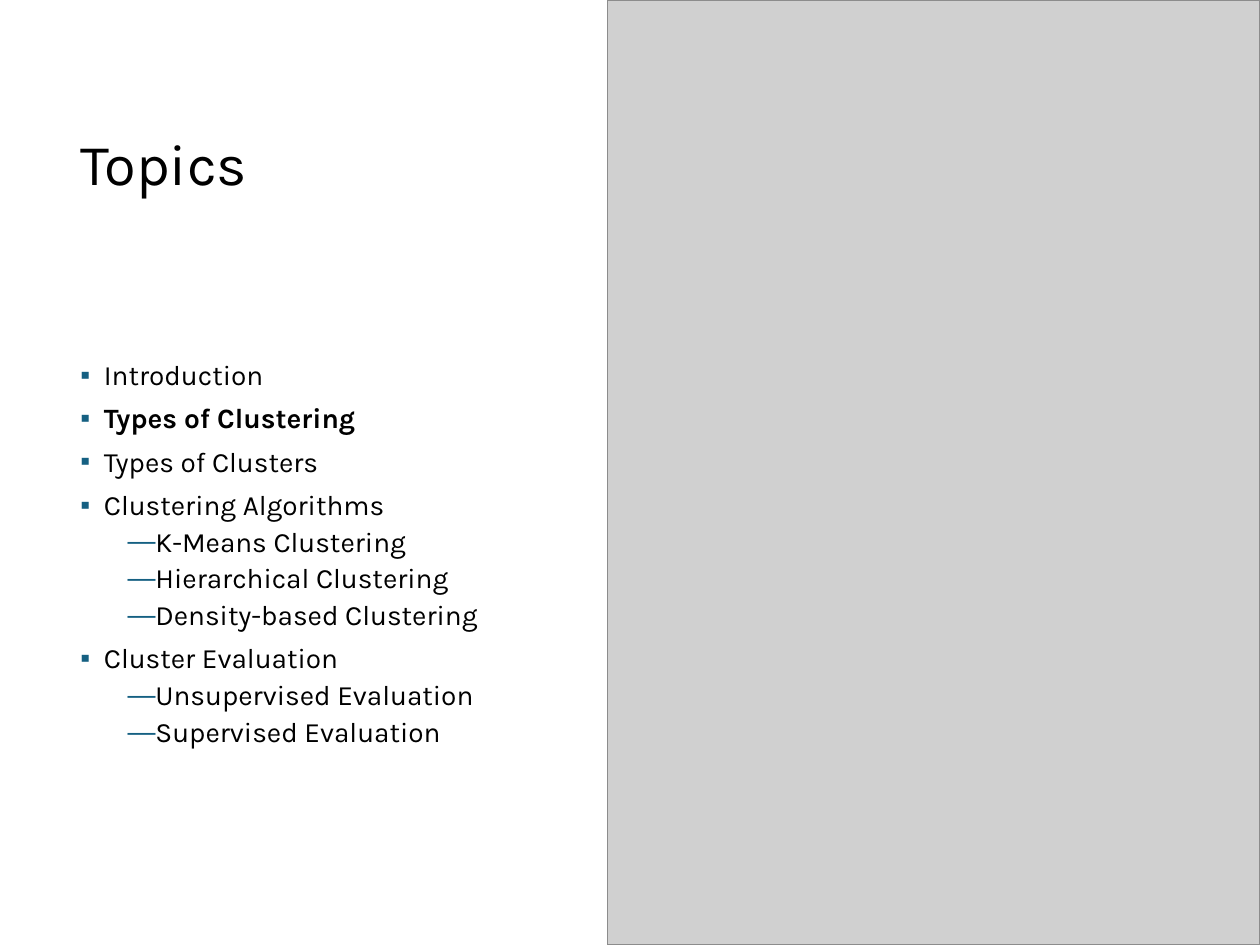
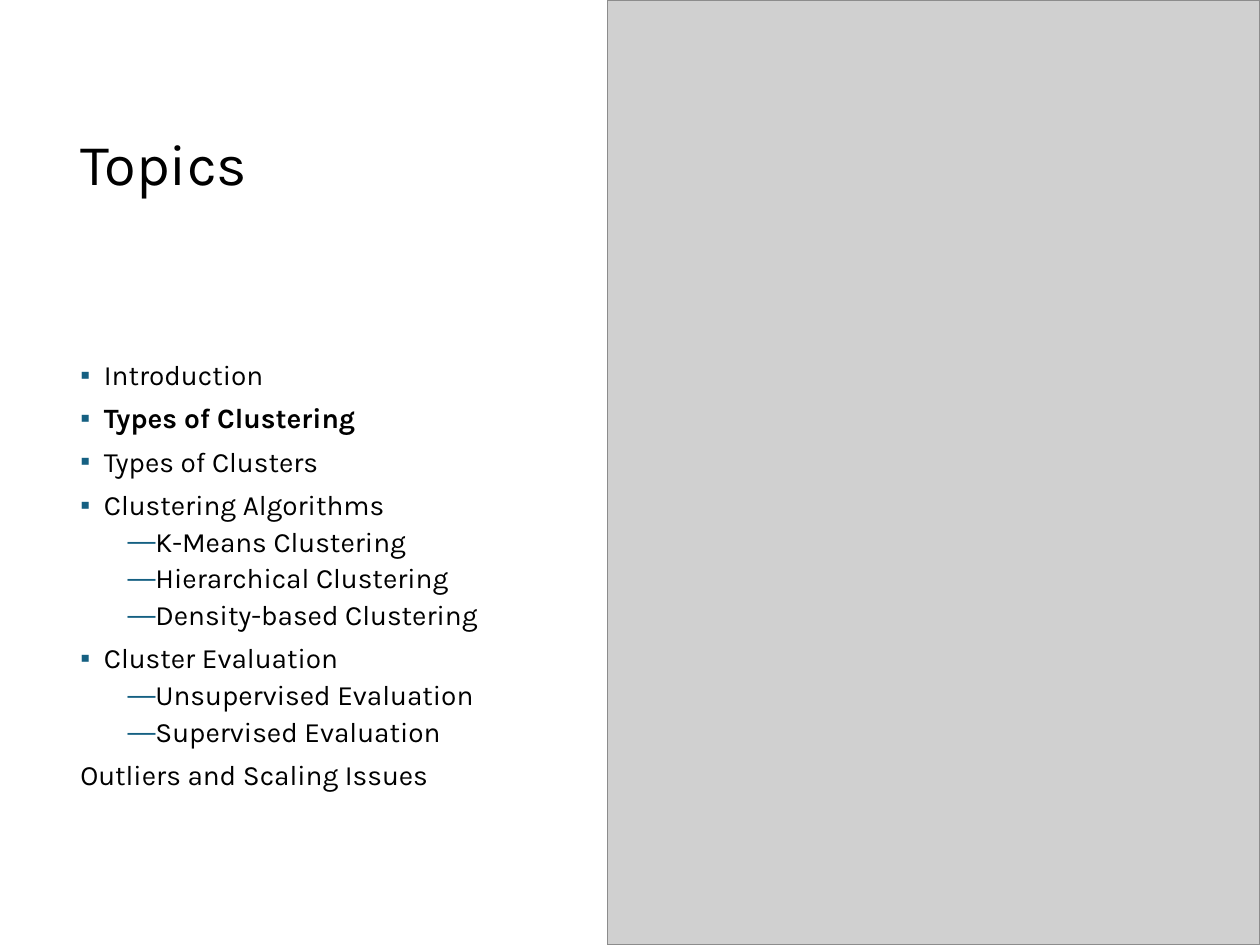
Before and after one commit to mhahsler/Introduction_to_Data_Mining_R_Examples, a slide deck: slide 11 of slides/chap7_basic_cluster_analysis.pptx. Drawn at 1260x945 pixels with LibreOffice and Linux fonts; fonts in the diff are those of the drawing; grey boxes stand for pictures. Boxes give left, top, right and bottom in pixels: in the first picture for what was removed or moved away, otherwise in the second. Text is boxed around its words. In the diff, an @@ line names an element or a change of style, - is before the commit and + after.

```diff
--- a/slides/chap7_basic_cluster_analysis.pptx
+++ b/slides/chap7_basic_cluster_analysis.pptx
@@ text at (x1=80, y1=765, x2=428, y2=792): paragraph added @@
+Outliers and Scaling Issues
```
Also in this commit, not shown: 16 other slides changed, 2 slides added, 1 other file.
